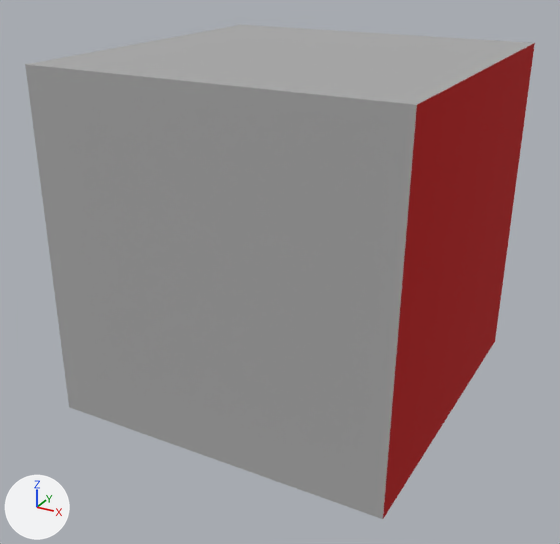
The OBJ model assets/cornell_box.obj as it was, and as the next commit left it.
The view is the same before and after, from a 50 mm camera at (822.0, -1337.0, 714.0) aimed at (263.0, -322.0, 206.0). The lights are fixed; the arrows at lower left show +X, +Y and +Z. Where no turn or scale is listed for an object, it has been applied to the vertices.

The first picture shows 'back_wall', 'ceiling', 'left_wall'.
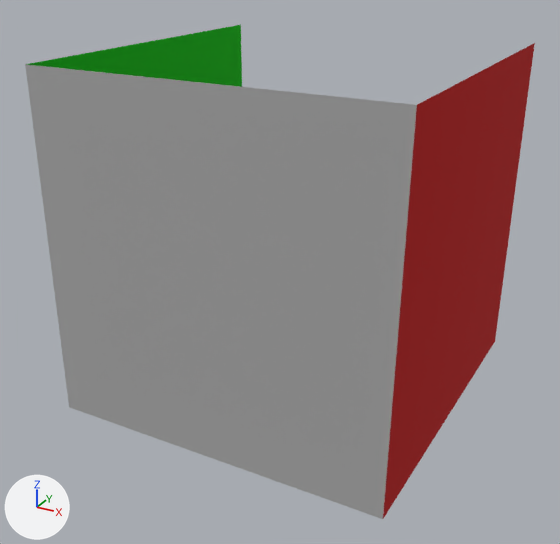
Pixel boxes (x1, y1, x2, y2) of what changed, in the pictures (560 x 544 px):
'ceiling', deleted: before (26, 25, 533, 105)
'right_wall', unchanged, uncovered by the edit: after (26, 25, 242, 87)

The change in detail:
Object 'ceiling' (ob_ceiling) is deleted.
